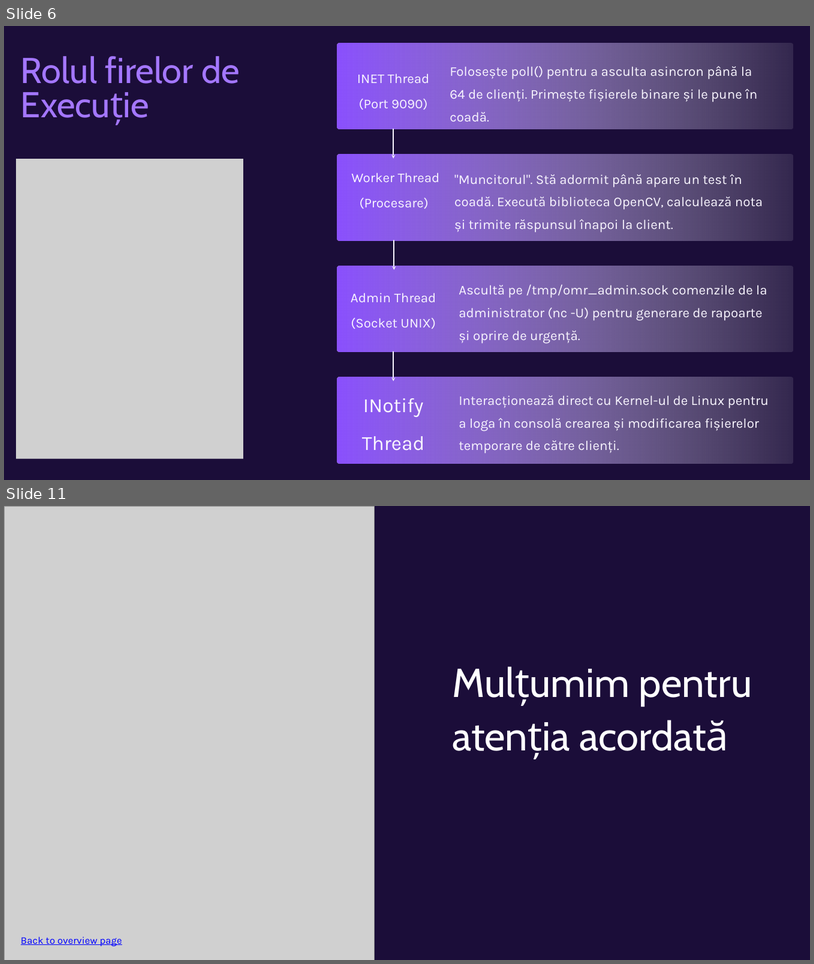
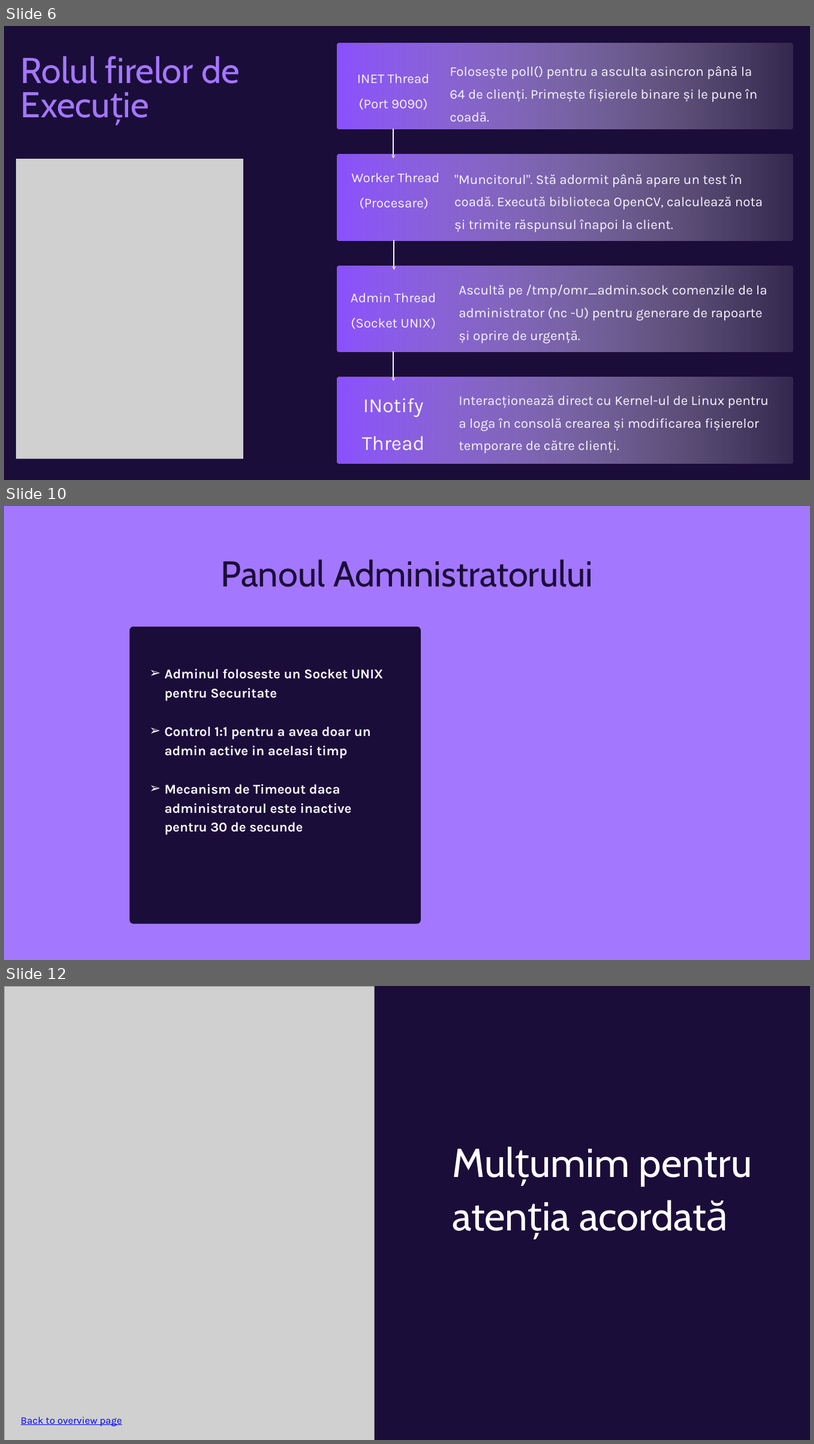
Before and after one commit to Nicu-2004/proiectpcd, a slide deck: PrezentarePCD.pptx. Shown one above the other, each under a label of ours: slides 6 and 11 before the commit, slides 6, 10 and 12 after it; the slides between them are not shown. The pictures are 814x964 and 814x1444 pixels, drawn with LibreOffice and Linux fonts; fonts in the diff are those of the drawing; grey boxes stand for pictures; background and template pictures are left out. Boxes give left, top, right and bottom in pixels: in the first picture for what was removed or moved away, otherwise in the second. Text is boxed around its words. In the diff, an @@ line names an element or a change of style, - is before the commit and + after.

```diff
--- a/PrezentarePCD.pptx
+++ b/PrezentarePCD.pptx
@@ slide 10 added at [4, 506, 810, 960], background picture (left out) @@
@@ text added at [221, 559, 593, 587], 64 pt, text #1B0D39 @@
+Panoul Administratorului
@@ freeform shape added at [130, 627, 422, 924], fill #1B0D39 @@
@@ text added at [165, 669, 384, 835], 24 pt, text #F9F6FF, bold @@
+➢ Adminul foloseste un Socket UNIX pentru Securitate
+➢ Control 1:1 pentru a avea doar un admin active in acelasi timp
+➢ Mecanism de Timeout daca administratorul este inactive pentru 30 de secunde
@@ what was slide 11 is now slide 12 @@
```
Also in this commit, not shown: 5 slides changed, 1 other slide added, 1 slide removed.
